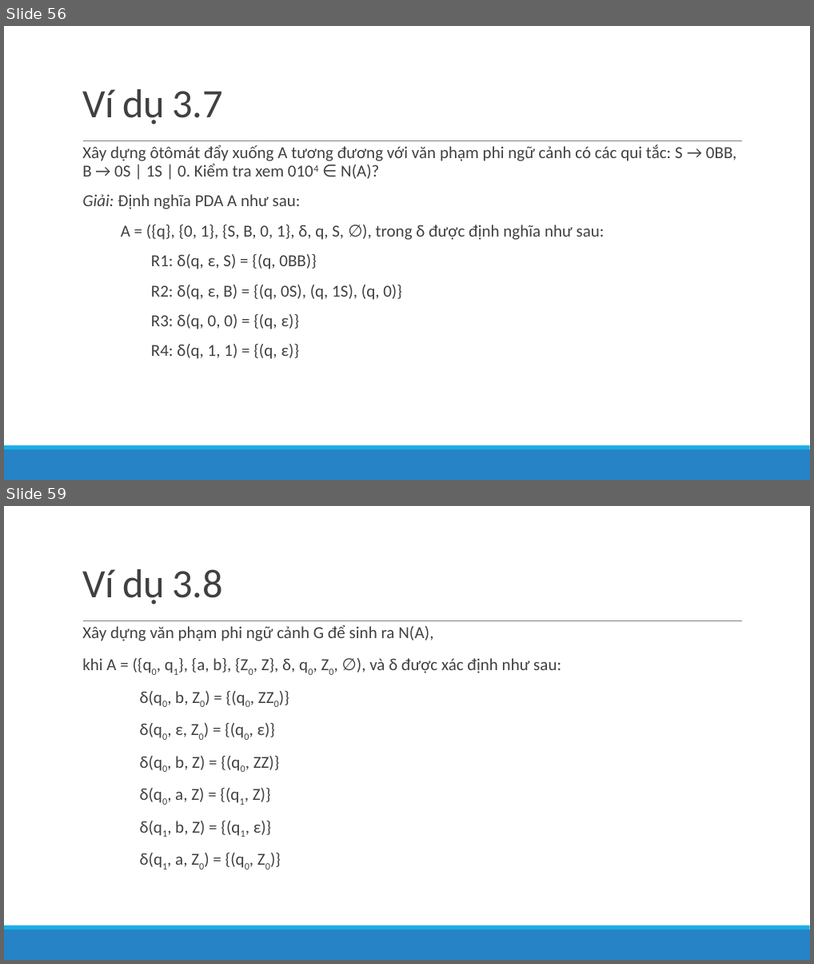
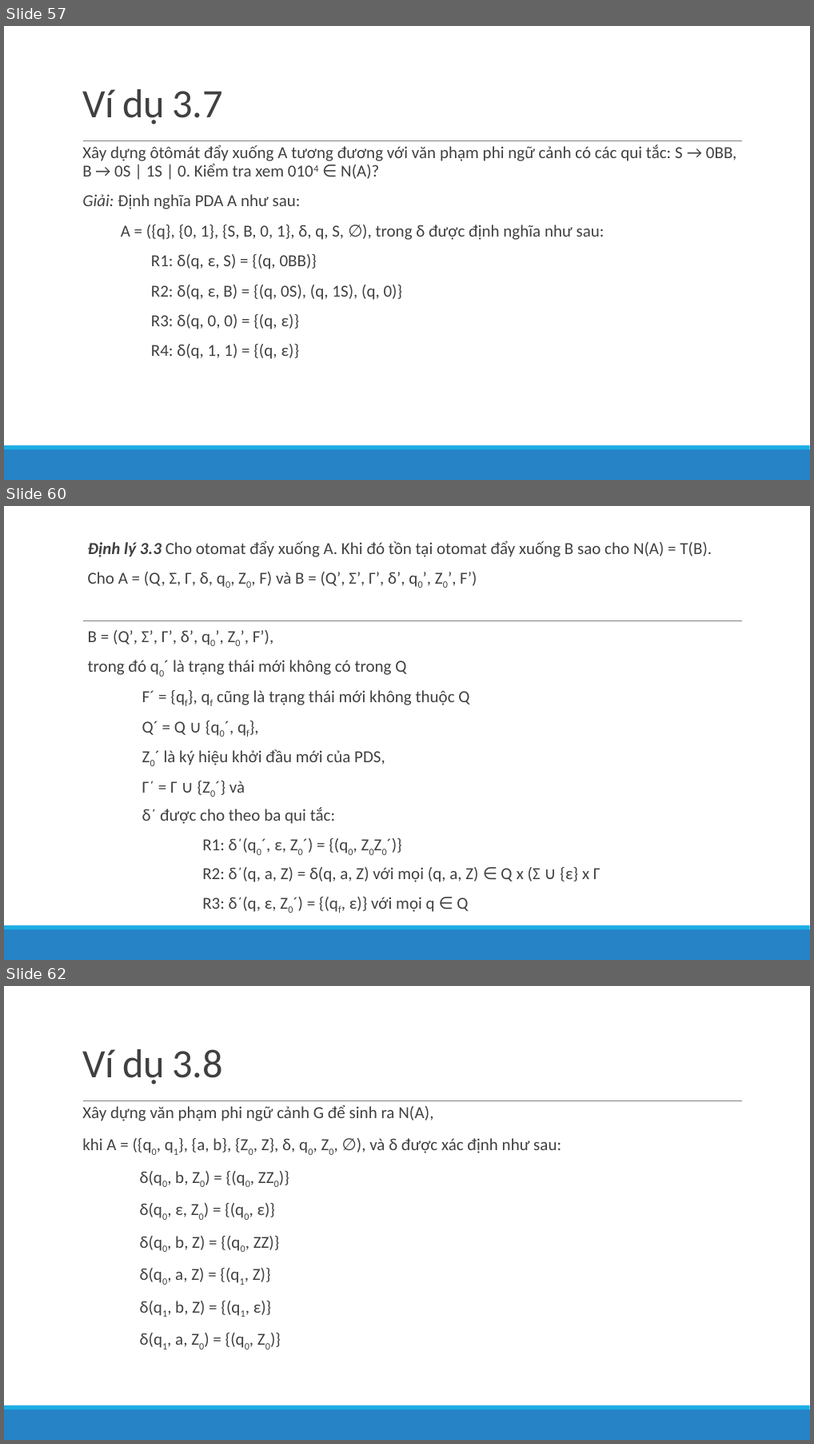
Before and after one commit to lelongc/rac, a slide deck: iuh/môn/hk1-4/automat/Automata4Stu/slide/Tuan11&12_Chương 4.pptx. Shown one above the other, each under a label of ours: slides 56 and 59 before the commit, slides 57, 60 and 62 after it; the slides between them are not shown. The pictures are 814x964 and 814x1444 pixels, drawn with LibreOffice and Linux fonts; fonts in the diff are those of the drawing. Boxes give left, top, right and bottom in pixels: in the first picture for what was removed or moved away, otherwise in the second. Text is boxed around its words. In the diff, an @@ line names an element or a change of style, - is before the commit and + after.

```diff
--- a/iuh/môn/hk1-4/automat/Automata4Stu/slide/Tuan11&12_Chương 4.pptx
+++ b/iuh/môn/hk1-4/automat/Automata4Stu/slide/Tuan11&12_Chương 4.pptx
@@ slide 60 added at <box>4,506,810,960</box>, background #FFFFFF; not listed: 3 template elements that a slide beside it also shows @@
@@ text added at <box>88,540,712,912</box>, 20 pt, text #404040 @@
+  Định lý 3.3 Cho otomat đẩy xuống A. Khi đó tồn tại otomat đẩy xuống B sao cho N(A) = T(B).
+  Cho A = (Q, Σ, Γ, δ, q0, Z0, F) và B = (Q’, Σ’, Γ’, δ’, q0’, Z0’, F’)
+  B = (Q’, Σ’, Γ’, δ’, q0’, Z0’, F’),
+  trong đó q0´ là trạng thái mới không có trong Q
+F´ = {qf}, qf cũng là trạng thái mới không thuộc Q
+Q´ = Q ∪ {q0´, qf},
+Z0´ là ký hiệu khởi đầu mới của PDS,
+Γ´ = Γ ∪ {Z0´} và
+δ´ được cho theo ba qui tắc:
+R1: δ´(q0´, ε, Z0´) = {(q0, Z0Z0´)}
+R2: δ´(q, a, Z) = δ(q, a, Z) với mọi (q, a, Z) ∈ Q x (Σ ∪ {ε} x Γ
+R3: δ´(q, ε, Z0´) = {(qf, ε)} với mọi q ∈ Q
@@ what was slide 56 is now slide 57 @@
@@ what was slide 59 is now slide 62 @@
```
Also in this commit, not shown: 18 slides changed, 2 other slides added, 1 other file.
